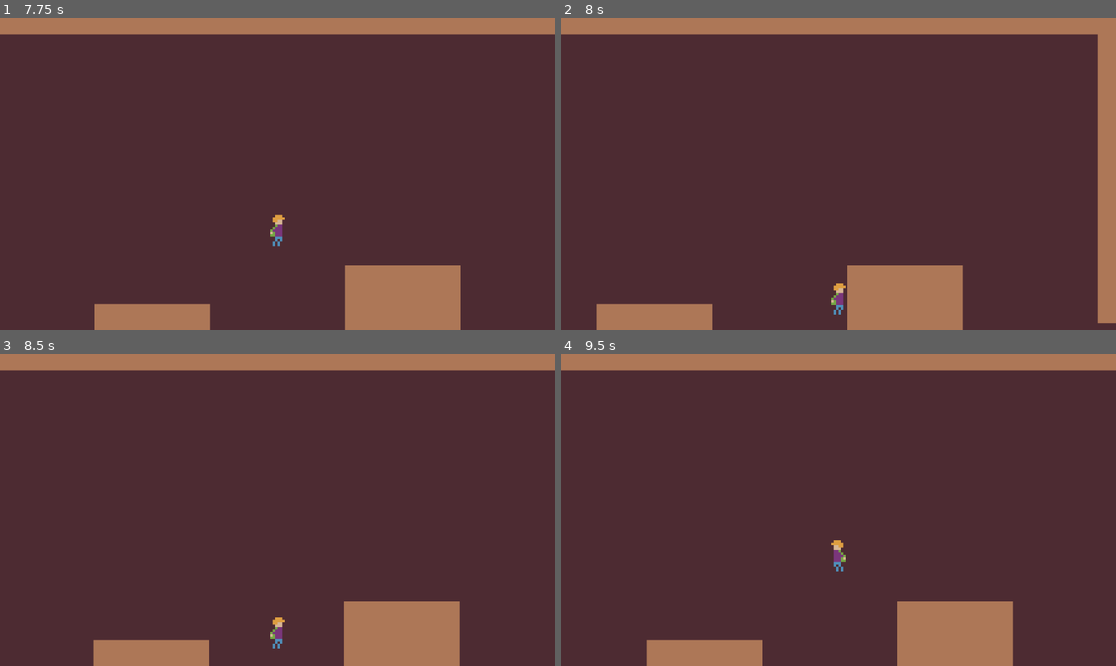
Above: before the commit, frames 1-4 (two rows, left to right).
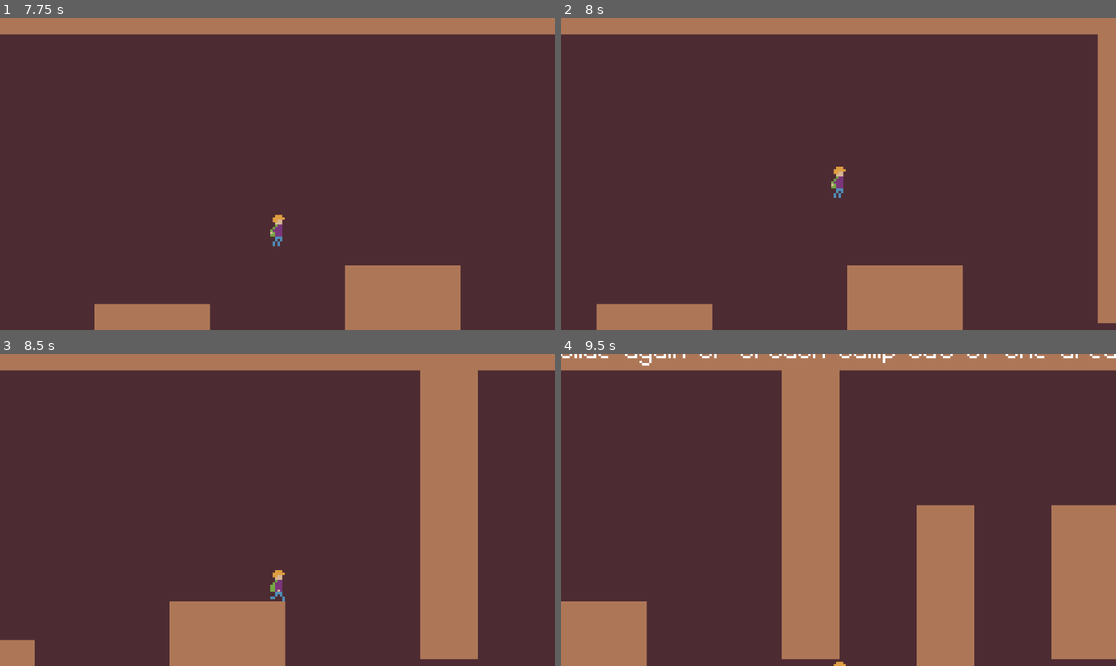
Above: after the commit, the same moments.

Repository: pidguit/Luminance
Game: Godot game, scene res://levels/level_1.tscn
Two runs of this game, one before a commit and one after it. Both use one fixed random seed, a clock stepped at 60 frames per second and the inputs below.
Inputs:
- Up to frame 1 (7.75 s): tap Enter at 0.5 s; hold D (move_right) 0.53-2.03 s; tap Shift (slide) at 0.6, 1.55, 2.1, 2.85, 4.35, 5.1, 6.05, 6.6, 7.35 s; tap Space (jump) at 0.77, 0.8, 1.07, 1.35, 1.52, 1.82, 2.3, 3.02, 3.32, 3.6, 3.77, 4.07, 4.52, 4.82, 5.3, 5.85, 6.02, 6.32, 6.77, 6.8, 7.07, 7.52 s; hold A (move_left) 2.03-2.78 s; hold D (move_right) 2.78-4.28 s; hold A (move_left) 4.28-5.03 s; hold D (move_right) 5.03-5.78 s; hold A (move_left) 5.78-7.28 s; hold D (move_right) from 7.28 s (still down)
- Up to frame 2 (8 s): keep holding D (move_right); tap Space (jump) at 7.82 s
- Up to frame 3 (8.5 s): keep holding D (move_right); tap Space (jump) at 8.1 s
- Up to frame 4 (9.5 s): keep holding D (move_right); tap Shift (slide) at 8.85 s; tap Space (jump) at 9.02, 9.32 s

Frame 1 is identical in both runs. In frame 2, 0.3% of the frame differs, in the area x 48-52%, y 47-96%; in frame 3, 17%; in frame 4, 26%, in the area x 0-100%, y 0-100%.

Commit message:
fixed the bug I added earlier with the slide double jumps

Diff:
--- a/player.gd
+++ b/player.gd
@@ -97,8 +97,6 @@
 		if Input.is_action_just_pressed("jump"): # Cancels slide for a slide jump
 			velocity.x *= slide_jump_speed
 			slide_jump = true
-			if not is_on_floor():
-				MaxAirJumps += 1
 			end_slide()
 		if slide_timer <= 0: # Ends slide when timer is up
 			end_slide()
@@ -236,6 +234,9 @@
 		$AnimatedSprite2D.play("WalkingLight")
 	else:
 		$AnimatedSprite2D.play("Walking")
+	if not is_on_floor() and is_sliding == true:
+		airjumpsavailable += 1
+
 	is_sliding = false
 	set_collision("default")
 
Not shown, changed: index.html
Not shown, changed: index.pck
